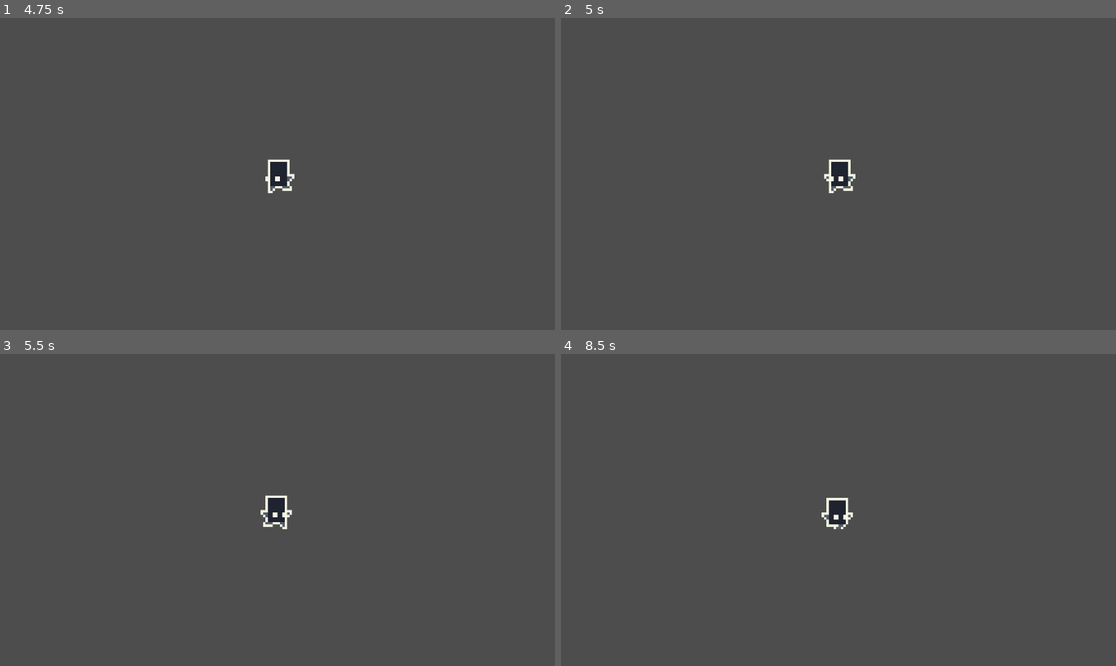
Above: before the commit, frames 1-4 (two rows, left to right).
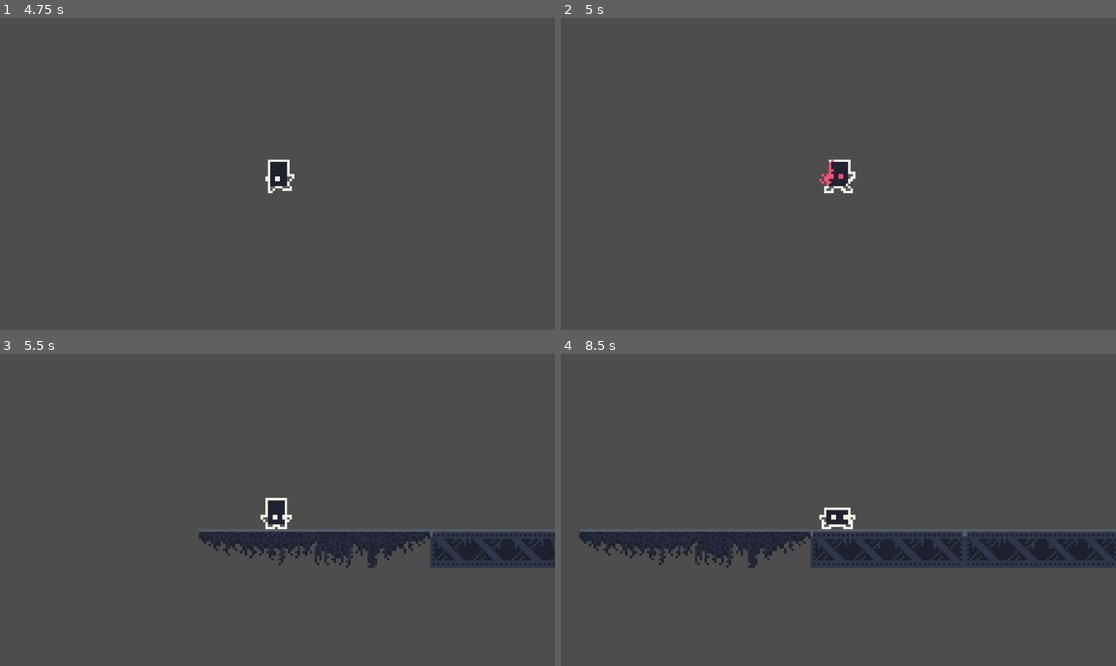
Above: after the commit, the same moments.

Repository: ArcaEge/daydream-game
Game: Godot game, scene res://level1.tscn
Same seed, same stepped clock (60 frames per second), same inputs: the game is played once before the commit and once after it.
Inputs:
- Up to frame 1 (4.75 s): hold D (Right) 0.53-2.03 s; tap Space (Jump) at 0.77, 1.52, 3.02, 3.77, 4.52 s; hold A (Left) 2.03-2.78 s; hold D (Right) 2.78-4.28 s; hold A (Left) from 4.28 s (still down)
- Up to frame 2 (5 s): keep holding A (Left)
- Up to frame 3 (5.5 s): release A (Left) at 5.03 s; hold D (Right) from 5.03 s (still down)
- Up to frame 4 (8.5 s): release D (Right) at 5.78 s; hold A (Left) 5.78-7.28 s; tap Space (Jump) at 6.02, 6.77, 7.52 s; hold D (Right) from 7.28 s (still down)

Frame 1 is identical in both runs. In frame 2, 0.2% of the frame differs, in the area x 46-54%, y 45-57%; in frame 3, 5.8%; in frame 4, 9.8%, in the area x 3-100%, y 46-69%.

Commit message:
Added player death

Diff:
--- a/level1.tscn
+++ b/level1.tscn
@@ -1,9 +1,26 @@
-[gd_scene load_steps=24 format=4 uid="uid://dqjkxpj75twx0"]
+[gd_scene load_steps=29 format=4 uid="uid://dqjkxpj75twx0"]
 
 [ext_resource type="Script" uid="uid://c0brkyiv3qdsl" path="res://player.gd" id="1_dopym"]
 [ext_resource type="Texture2D" uid="uid://bscy4fx3yvkpm" path="res://tileset.png" id="1_jwv3a"]
+[ext_resource type="Script" uid="uid://ui6ud5k644qf" path="res://level_1.gd" id="1_ootpb"]
 
 [sub_resource type="WorldBoundaryShape2D" id="WorldBoundaryShape2D_dopym"]
+
+[sub_resource type="AtlasTexture" id="AtlasTexture_1idop"]
+atlas = ExtResource("1_jwv3a")
+region = Rect2(48, 288, 16, 16)
+
+[sub_resource type="AtlasTexture" id="AtlasTexture_beq0j"]
+atlas = ExtResource("1_jwv3a")
+region = Rect2(32, 288, 16, 16)
+
+[sub_resource type="AtlasTexture" id="AtlasTexture_nauge"]
+atlas = ExtResource("1_jwv3a")
+region = Rect2(16, 288, 16, 16)
+
+[sub_resource type="AtlasTexture" id="AtlasTexture_ycv2e"]
+atlas = ExtResource("1_jwv3a")
+region = Rect2(0, 288, 16, 16)
 
 [sub_resource type="AtlasTexture" id="AtlasTexture_dopym"]
 atlas = ExtResource("1_jwv3a")
@@ -71,6 +88,23 @@
 
 [sub_resource type="SpriteFrames" id="SpriteFrames_5j5gb"]
 animations = [{
+"frames": [{
+"duration": 1.0,
+"texture": SubResource("AtlasTexture_1idop")
+}, {
+"duration": 1.0,
+"texture": SubResource("AtlasTexture_beq0j")
+}, {
+"duration": 1.0,
+"texture": SubResource("AtlasTexture_nauge")
+}, {
+"duration": 1.0,
+"texture": SubResource("AtlasTexture_ycv2e")
+}],
+"loop": true,
+"name": &"death",
+"speed": 7.0
+}, {
 "frames": [{
 "duration": 1.0,
 "texture": SubResource("AtlasTexture_dopym")
@@ -568,6 +602,7 @@
 sources/0 = SubResource("TileSetAtlasSource_mx85b")
 
 [node name="Node2D" type="Node2D"]
+script = ExtResource("1_ootpb")
 
 [node name="Area2D" type="Area2D" parent="."]
 position = Vector2(70, 151)
@@ -581,8 +616,8 @@
 
 [node name="AnimatedSprite2D" type="AnimatedSprite2D" parent="Player"]
 sprite_frames = SubResource("SpriteFrames_5j5gb")
-animation = &"walk"
-frame_progress = 0.86511004
+animation = &"death"
+frame_progress = 0.06866427
 
 [node name="CollisionShape2D" type="CollisionShape2D" parent="Player"]
 position = Vector2(-0.5, 1.5)
@@ -595,5 +630,8 @@
 tile_map_data = PackedByteArray("AAD//wMAAAAGAAEAAAAAAAMAAAAHAAEAAAABAAMAAAAIAAEAAAACAAMAAAAJAAEAAAADAAMAAAAKAAEAAAAEAA …(208 unchanged characters)…
 tile_set = SubResource("TileSet_hx44q")
 
+[connection signal="complete_death" from="." to="Player" method="_on_node_2d_complete_death"]
 [connection signal="area_entered" from="Area2D" to="Player" method="_on_area_2d_area_entered"]
 [connection signal="body_entered" from="Area2D" to="Player" method="_on_void_entered"]
+[connection signal="death" from="Player" to="." method="_on_player_death"]
+[connection signal="animation_looped" from="Player/AnimatedSprite2D" to="Player" method="_on_animated_sprite_2d_animation_looped"]
--- /dev/null
+++ b/level_1.gd
@@ -0,0 +1,22 @@
+extends Node2D
+
+var lives = 10
+
+signal complete_death
+
+# Called when the node enters the scene tree for the first time.
+func _ready() -> void:
+	pass # Replace with function body.
+
+
+# Called every frame. 'delta' is the elapsed time since the previous frame.
+func _process(delta: float) -> void:
+	pass
+
+
+func _on_player_death() -> void:
+	if lives > 0:
+		lives -= 1
+		print("IMAGINE, SKILL ISSUE")
+	else:
+		print("UR COOKED")
--- a/player.gd
+++ b/player.gd
@@ -3,6 +3,8 @@
 const SPEED = 100.0
 const JUMP_VELOCITY = -200.0
 var has_direction = false
+
+signal death
 
 func _ready() -> void:
 	$AnimatedSprite2D.play("default")
@@ -10,6 +12,8 @@
 	void_area.connect("body_entered", Callable(self, "_on_void_entered"))
 
 func _physics_process(delta: float) -> void:
+	if $AnimatedSprite2D.animation == "death":
+		return
 	# Movement
 	if not is_on_floor():
 		velocity += get_gravity() * delta
@@ -34,4 +38,16 @@
 
 func _on_void_entered(body: PhysicsBody2D) -> void:
 	if body == self:
-		print("YO IM DEAD")
+		death.emit()
+		$AnimatedSprite2D.play("death")
+
+
+func _on_node_2d_complete_death() -> void:
+	pass
+
+
+func _on_animated_sprite_2d_animation_looped() -> void:
+	if $AnimatedSprite2D.animation == "death":
+		$AnimatedSprite2D.play("default")
+		position.y = 0
+		position.x = 0
Not shown, added: level_1.gd.uid
